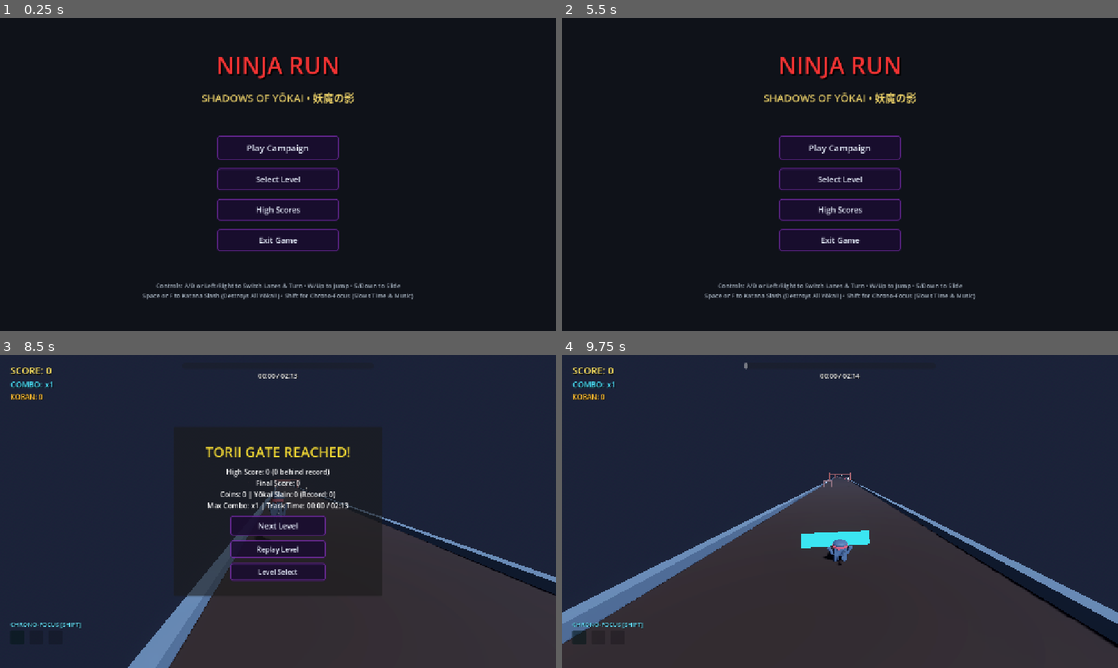
Above: before the commit, frames 1-4 (two rows, left to right).
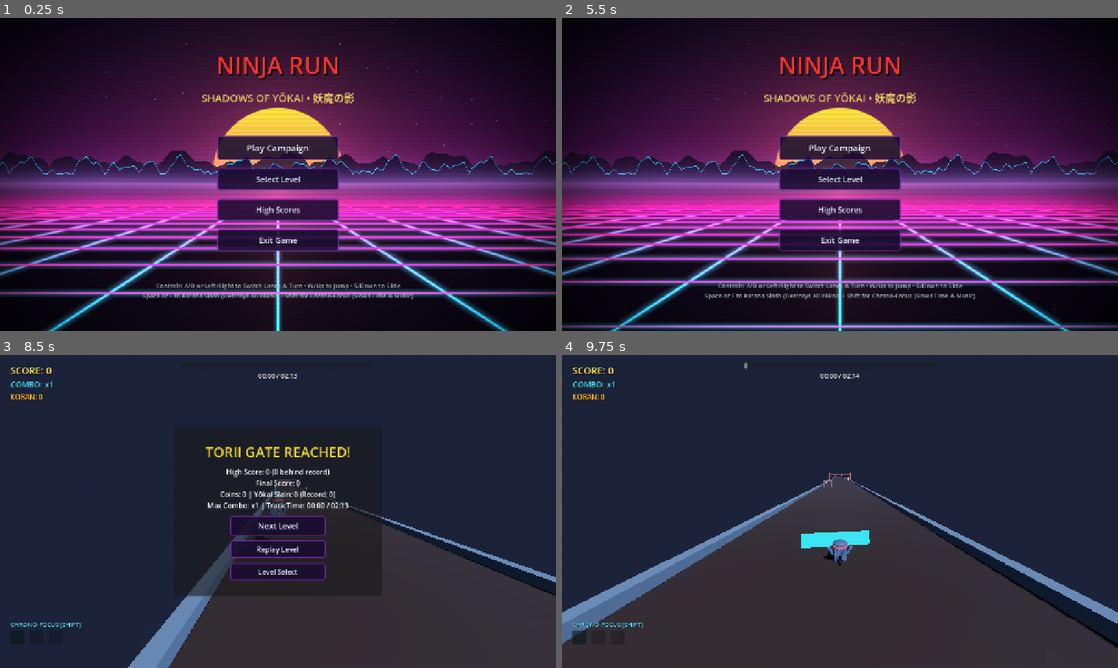
Above: after the commit, the same moments.

Repository: leouofa/ninja-run
Game: Godot game, scene res://scenes/MainMenu.tscn
Same seed, same stepped clock (60 frames per second), same inputs: the game is played once before the commit and once after it.
Inputs (mouse positions are in pixels of both pictures, inside the frame that each line leads up to):
- Up to frame 1 (0.25 s): no input
- Up to frame 2 (5.5 s): click "Play Campaign" at 0.5 s; tap Enter at 1.25 s; move the mouse to (962, 158) at 1.27 s; hold D (move_right) 1.28-2 s; tap Space (slash) at 1.35 s; click (962, 158) at 1.42 s; tap W (jump) at 1.52, 3.02, 5.27 s; click "Replay Level" at 2 s; move the mouse to (728, 190) at 2.77 s; hold Down 2.78-3.5 s; tap S (slide) at 2.85 s; click "Replay Level" at 3.5 s; move the mouse to (895, 105) at 4.27 s; hold D (move_right) 4.28-5.03 s; hold Shift (slow_time) 4.28-5.03 s; move the mouse to (812, 237) at 5.02 s; hold Up from 5.03 s (still down); tap Ctrl at 5.1 s; click (812, 237) at 5.17 s
- Up to frame 3 (8.5 s): release Up at 5.75 s; click "Play Campaign" at 5.75 s; move the mouse to (444, 558) at 6.52 s; hold A (move_left) 6.53-7.25 s; tap F at 6.6 s; tap W (jump) at 6.77, 8.27 s; tap Escape (pause) at 7.15 s; click "Replay Level" at 7.25 s; move the mouse to (111, 464) at 8.02 s; hold A (move_left) from 8.03 s (still down); tap P at 8.1 s
- Up to frame 4 (9.75 s): release A (move_left) at 8.75 s; click "Next Level" at 8.75 s; move the mouse to (867, 511) at 9.52 s; hold Down from 9.53 s (still down); tap Space (slash) at 9.6 s; click (867, 511) at 9.67 s

The runs differ from the first frame. In frame 1, 56% of the frame differs, in the area x 0-100%, y 0-100%; in frame 2, 57%; in frame 3, less than 0.1%; in frame 4, nothing differs.

Commit message:
added audio reactive synth shader

Diff:
--- a/scenes/MainMenu.tscn
+++ b/scenes/MainMenu.tscn
@@ -1,6 +1,10 @@
-[gd_scene load_steps=2 format=3 uid="uid://b23v8j1o5d3re"]
+[gd_scene load_steps=4 format=3 uid="uid://b23v8j1o5d3re"]
 
 [ext_resource type="Script" path="res://scripts/MainMenu.gd" id="1_menu"]
+[ext_resource type="Shader" path="res://shaders/synthwave_background.gdshader" id="2_shader"]
+
+[sub_resource type="ShaderMaterial" id="ShaderMaterial_synthwave"]
+shader = ExtResource("2_shader")
 
 [node name="MainMenu" type="Control"]
 layout_mode = 3
@@ -12,13 +16,16 @@
 script = ExtResource("1_menu")
 
 [node name="Background" type="ColorRect" parent="."]
+material = SubResource("ShaderMaterial_synthwave")
 layout_mode = 1
 anchors_preset = 15
 anchor_right = 1.0
 anchor_bottom = 1.0
 grow_horizontal = 2
 grow_vertical = 2
-color = Color(0.06, 0.07, 0.1, 1)
+
+[node name="BGMPlayer" type="AudioStreamPlayer" parent="."]
+bus = &"Music"
 
 [node name="AudioPreviewPlayer" type="AudioStreamPlayer" parent="."]
 bus = &"Music"
--- a/scripts/MainMenu.gd
+++ b/scripts/MainMenu.gd
@@ -1,14 +1,25 @@
 # scripts/MainMenu.gd
 extends Control
 
+@onready var background: ColorRect = $Background
 @onready var title_screen: VBoxContainer = $MarginContainer/TitleScreen
 @onready var level_select_screen: VBoxContainer = $MarginContainer/LevelSelectScreen
 @onready var high_scores_screen: VBoxContainer = $MarginContainer/HighScoresScreen
 @onready var level_list_container: VBoxContainer = $MarginContainer/LevelSelectScreen/ScrollContainer/LevelList
 @onready var high_score_list_container: VBoxContainer = $MarginContainer/HighScoresScreen/ScrollContainer/HighScoreList
+@onready var bgm_player: AudioStreamPlayer = $BGMPlayer
 @onready var audio_preview_player: AudioStreamPlayer = $AudioPreviewPlayer
 
 var current_preview_track: String = ""
+var bg_material: ShaderMaterial
+var spectrum_analyzer: AudioEffectSpectrumAnalyzerInstance
+
+var cur_bass: float = 0.0
+var cur_mid: float = 0.0
+var cur_high: float = 0.0
+
+var bgm_tracks: Array[String] = []
+var current_bgm_track: String = ""
 
 func _get_gm() -> Node:
 	if is_inside_tree() and get_tree() and get_tree().root:
@@ -22,7 +33,17 @@
 func _ready() -> void:
 	# Ensure normal engine time scale
 	Engine.time_scale = 1.0
+	randomize()
+	if background and background.material is ShaderMaterial:
+		bg_material = background.material as ShaderMaterial
+	_init_spectrum_analyzer()
+	if not bgm_player.finished.is_connected(_on_bgm_finished):
+		bgm_player.finished.connect(_on_bgm_finished)
+	if not audio_preview_player.finished.is_connected(_on_preview_finished):
+		audio_preview_player.finished.connect(_on_preview_finished)
 	_populate_levels()
+	_init_bgm_playlist()
+	_play_random_bgm()
 	_show_title()
 
 func _show_title() -> void:
@@ -31,6 +52,11 @@
 	high_scores_screen.visible = false
 	if audio_preview_player.playing:
 		audio_preview_player.stop()
+		current_preview_track = ""
+	if bgm_player.stream_paused:
+		bgm_player.stream_paused = false
+	elif not bgm_player.playing:
+		_play_random_bgm()
 
 func _show_level_select() -> void:
 	title_screen.visible = false
@@ -148,8 +174,7 @@
 		play_btn.mouse_default_cursor_shape = Control.CURSOR_POINTING_HAND
 		play_btn.text = "Play"
 		play_btn.pressed.connect(func():
-			if audio_preview_player.playing:
-				audio_preview_player.stop()
+			_stop_all_audio()
 			var m_gm = _get_gm()
 			if m_gm:
 				m_gm.start_level_by_name(item["filename"])
@@ -261,7 +286,12 @@
 	if current_preview_track == filename and audio_preview_player.playing:
 		audio_preview_player.stop()
 		current_preview_track = ""
+		_resume_bgm()
 		return
+
+	# Pause BGM while listening to preview
+	if bgm_player.playing:
+		bgm_player.stream_paused = true
 
 	var stream = load(path)
 	if stream:
@@ -270,9 +300,112 @@
 		audio_preview_player.bus = "Music"
 		audio_preview_player.play()
 
-func _on_campaign_pressed() -> void:
+func _on_preview_finished() -> void:
+	current_preview_track = ""
+	_resume_bgm()
+
+func _resume_bgm() -> void:
+	if bgm_player.stream:
+		bgm_player.stream_paused = false
+		if not bgm_player.playing:
+			bgm_player.play()
+	else:
+		_play_random_bgm()
+
+func _init_bgm_playlist() -> void:
+	bgm_tracks.clear()
+	var gm = _get_gm()
+	if gm and gm.level_list.size() > 0:
+		for lvl in gm.level_list:
+			bgm_tracks.append(lvl["path"])
+	else:
+		var dir = DirAccess.open("res://tracks")
+		if dir:
+			dir.list_dir_begin()
+			var f = dir.get_next()
+			while f != "":
+				if not dir.current_is_dir() and f.to_lower().ends_with(".mp3"):
+					bgm_tracks.append("res://tracks/" + f)
+				f = dir.get_next()
+			dir.list_dir_end()
+
+func _play_random_bgm() -> void:
+	if bgm_tracks.is_empty():
+		_init_bgm_playlist()
+	if bgm_tracks.is_empty():
+		return
+
+	var candidates = bgm_tracks.duplicate()
+	if candidates.size() > 1 and current_bgm_track != "":
+		candidates.erase(current_bgm_track)
+
+	var picked_path = candidates[randi() % candidates.size()]
+	current_bgm_track = picked_path
+
+	var stream = load(picked_path)
+	if stream:
+		bgm_player.stream = stream
+		bgm_player.bus = "Music"
+		bgm_player.play()
+
+func _on_bgm_finished() -> void:
+	_play_random_bgm()
+
+func _stop_all_audio() -> void:
+	if bgm_player.playing:
+		bgm_player.stop()
 	if audio_preview_player.playing:
 		audio_preview_player.stop()
+
+func _init_spectrum_analyzer() -> void:
+	var music_idx = AudioServer.get_bus_index("Music")
+	if music_idx == -1:
+		AudioServer.add_bus()
+		music_idx = AudioServer.bus_count - 1
+		AudioServer.set_bus_name(music_idx, "Music")
+
+	var eff_idx = -1
+	for i in range(AudioServer.get_bus_effect_count(music_idx)):
+		if AudioServer.get_bus_effect(music_idx, i) is AudioEffectSpectrumAnalyzer:
+			eff_idx = i
+			break
+	if eff_idx == -1:
+		var spec = AudioEffectSpectrumAnalyzer.new()
+		AudioServer.add_bus_effect(music_idx, spec)
+		eff_idx = AudioServer.get_bus_effect_count(music_idx) - 1
+
+	spectrum_analyzer = AudioServer.get_bus_effect_instance(music_idx, eff_idx)
+
+func _process(delta: float) -> void:
+	if not bg_material:
+		return
+
+	var target_bass: float = 0.0
+	var target_mid: float = 0.0
+	var target_high: float = 0.0
+
+	if spectrum_analyzer:
+		var mag_bass = spectrum_analyzer.get_magnitude_for_frequency_range(20.0, 150.0).length()
+		var mag_mid = spectrum_analyzer.get_magnitude_for_frequency_range(150.0, 2000.0).length()
+		var mag_high = spectrum_analyzer.get_magnitude_for_frequency_range(2000.0, 10000.0).length()
+
+		target_bass = clamp(mag_bass * 3.0, 0.0, 1.5)
+		target_mid = clamp(mag_mid * 3.8, 0.0, 1.5)
+		target_high = clamp(mag_high * 4.8, 0.0, 1.5)
+
+	var attack = min(1.0, 28.0 * delta)
+	var decay = min(1.0, 7.5 * delta)
+
+	cur_bass = lerp(cur_bass, target_bass, attack if target_bass > cur_bass else decay)
+	cur_mid = lerp(cur_mid, target_mid, attack if target_mid > cur_mid else decay)
+	cur_high = lerp(cur_high, target_high, attack if target_high > cur_high else decay)
+
+	bg_material.set_shader_parameter("bass_energy", cur_bass)
+	bg_material.set_shader_parameter("mid_energy", cur_mid)
+	bg_material.set_shader_parameter("high_energy", cur_high)
+
+func _on_campaign_pressed() -> void:
+	_stop_all_audio()
 	var gm = _get_gm()
 	if gm:
 		var unl_idx = gm.save_data.get("unlocked_campaign_index", 0)
@@ -285,8 +418,7 @@
 	_show_high_scores()
 
 func _on_exit_pressed() -> void:
-	if audio_preview_player.playing:
-		audio_preview_player.stop()
+	_stop_all_audio()
 	get_tree().quit()
 
 func _on_back_pressed() -> void:
--- /dev/null
+++ b/shaders/synthwave_background.gdshader
@@ -0,0 +1,190 @@
+shader_type canvas_item;
+render_mode blend_mix;
+
+// Colors
+uniform vec4 sky_top_color : source_color = vec4(0.04, 0.02, 0.10, 1.0);
+uniform vec4 sky_bottom_color : source_color = vec4(0.32, 0.06, 0.34, 1.0);
+uniform vec4 sun_top_color : source_color = vec4(1.0, 0.92, 0.25, 1.0);
+uniform vec4 sun_bottom_color : source_color = vec4(1.0, 0.08, 0.55, 1.0);
+uniform vec4 grid_line_color : source_color = vec4(0.0, 0.95, 1.0, 1.0);
+uniform vec4 grid_horizon_color : source_color = vec4(1.0, 0.12, 0.65, 1.0);
+uniform vec4 mountain_color : source_color = vec4(0.08, 0.04, 0.16, 1.0);
+uniform vec4 mountain_rim_color : source_color = vec4(0.0, 0.92, 1.0, 1.0);
+
+// Geometry & Animation
+uniform float horizon_y : hint_range(0.2, 0.8) = 0.53;
+uniform float sun_radius : hint_range(0.05, 0.4) = 0.21;
+uniform float grid_speed = 0.55;
+
+// Audio-reactive uniforms (driven dynamically by GDScript)
+uniform float bass_energy = 0.0;
+uniform float mid_energy = 0.0;
+uniform float high_energy = 0.0;
+uniform float time_val = 0.0;
+
+// Pseudo-random hash for stars
+float hash(vec2 p) {
+    p = fract(p * vec2(123.34, 456.21));
+    p += dot(p, p + 45.32);
+    return fract(p.x * p.y);
+}
+
+// Mountain ridge generator
+float get_mountain_height(float x, float seed) {
+    float h = sin(x * 9.0 + seed) * 0.035;
+    h += sin(x * 21.0 + seed * 2.3) * 0.018;
+    h += sin(x * 47.0 + seed * 4.7) * 0.009;
+    h += sin(x * 89.0 + seed * 8.1) * 0.004;
+    return abs(h);
+}
+
+void fragment() {
+    float aspect = (SCREEN_PIXEL_SIZE.x > 0.0 && SCREEN_PIXEL_SIZE.y > 0.0)
+        ? (SCREEN_PIXEL_SIZE.y / SCREEN_PIXEL_SIZE.x)
+        : (16.0 / 9.0);
+
+    float t = TIME + time_val;
+    vec3 col = vec3(0.0);
+
+    // Effective dynamic values
+    float cur_sun_radius = sun_radius * (1.0 + bass_energy * 0.12);
+    vec2 sun_center = vec2(0.5, horizon_y - 0.035);
+
+    if (UV.y < horizon_y) {
+        // === SKY & STARS ===
+        float sky_t = clamp(UV.y / horizon_y, 0.0, 1.0);
+        vec3 sky = mix(sky_top_color.rgb, sky_bottom_color.rgb, pow(sky_t, 1.4));
+        col = sky;
+
+        // Procedural Starfield
+        vec2 star_cell = floor(UV * vec2(aspect * 90.0, 90.0));
+        vec2 star_fract = fract(UV * vec2(aspect * 90.0, 90.0)) - 0.5;
+        float star_rnd = hash(star_cell);
+        if (star_rnd > 0.955 && UV.y < horizon_y - 0.06) {
+            float twinkle = sin(t * 3.5 + star_rnd * 6.2831) * 0.5 + 0.5;
+            float star_r = (0.04 + 0.05 * ((star_rnd - 0.955) / 0.045)) * (1.0 + high_energy * 0.9);
+            float d_star = length(star_fract);
+            float star_glow = smoothstep(star_r, 0.0, d_star) * (0.35 + 0.65 * twinkle);
+            vec3 star_color = mix(vec3(0.9, 0.95, 1.0), vec3(0.4, 0.95, 1.0), star_rnd * 2.0 - 1.0);
+            col += star_color * star_glow;
+        }
+
+        // === SUN ===
+        vec2 sun_offset = vec2((UV.x - sun_center.x) * aspect, UV.y - sun_center.y);
+        float sun_dist = length(sun_offset);
+
+        // Sun ambient halo / glow
+        float sun_halo = exp(-sun_dist * 4.2) * (0.65 + bass_energy * 0.7);
+        col += mix(sun_bottom_color.rgb, sun_top_color.rgb, 0.4) * sun_halo;
+
+        if (sun_dist < cur_sun_radius) {
+            // Sun body vertical gradient
+            float sun_v = clamp((UV.y - (sun_center.y - cur_sun_radius)) / (cur_sun_radius * 2.0), 0.0, 1.0);
+            vec3 sun_col = mix(sun_top_color.rgb, sun_bottom_color.rgb, pow(sun_v, 1.2));
+
+            // Retro horizontal stripe blinds in bottom section
+            bool in_cutout = false;
+            float stripe_start = sun_center.y - cur_sun_radius * 0.15;
+            if (UV.y > stripe_start) {
+                float norm_stripe_y = (UV.y - stripe_start) / (cur_sun_radius * 1.15);
+                // Stripes widen exponentially towards the bottom
+                float stripe_wave = sin(pow(norm_stripe_y, 1.8) * 44.0 - t * 0.4);
+                if (stripe_wave > 0.22) {
+                    in_cutout = true;
+                }
+            }
+
+            if (!in_cutout) {
+                // Crisp anti-aliased sun perimeter
+                float edge_aa = smoothstep(cur_sun_radius, cur_sun_radius - 0.005, sun_dist);
+                col = mix(col, sun_col, edge_aa);
+            }
+        }
+
+        // === DISTANT MOUNTAINS ===
+        // Back mountain range
+        float mtn1_h = get_mountain_height(UV.x * 2.2, 42.1) * (0.9 + mid_energy * 0.4);
+        float mtn1_y = horizon_y - 0.055 - mtn1_h;
+        if (UV.y > mtn1_y) {
+            vec3 mtn1_col = mix(mountain_color.rgb * 0.7, sky_bottom_color.rgb * 0.5, (UV.y - mtn1_y) * 4.0);
+            col = mix(col, mtn1_col, 0.85);
+        }
+
+        // Front mountain range with neon glowing rim
+        float mtn2_h = get_mountain_height(UV.x * 3.8 + 0.35, 87.5) * (1.0 + mid_energy * 0.6);
+        float mtn2_y = horizon_y - 0.032 - mtn2_h;
+        if (UV.y > mtn2_y) {
+            float rim_dist = abs(UV.y - mtn2_y);
+            float rim = smoothstep(0.005, 0.0, rim_dist) * (0.8 + mid_energy * 1.4);
+            vec3 mtn2_col = mountain_color.rgb;
+            col = mtn2_col + mountain_rim_color.rgb * rim;
+        }
+
+    } else {
+        // === PERSPECTIVE RETRO GRID FLOOR ===
+        float depth = UV.y - horizon_y;
+        float safe_depth = max(depth, 0.001);
+
+        // 3D perspective mapping
+        float p_y = 1.0 / safe_depth;
+        float p_x = (UV.x - 0.5) * aspect * p_y * 0.65;
+
+        // Animated motion moving towards camera
+        float scroll = t * grid_speed;
+        p_y += scroll;
+
+        // Audio-reactive terrain wave deformation
+        float wave = sin(p_y * 0.6 - scroll * 1.2) * cos(p_x * 0.4) * (bass_energy * 0.45);
+        p_x += wave;
+
+        // Floor base reflection
+        vec3 floor_base = mix(vec3(0.03, 0.02, 0.07), vec3(0.14, 0.03, 0.18), exp(-depth * 6.5));
+
+        // Vertical reflection beam of the retro sun
+        float sun_refl_x = abs(UV.x - sun_center.x);
+        float sun_refl = exp(-sun_refl_x * 7.5) * exp(-depth * 3.8) * (0.35 + bass_energy * 0.45);
+        floor_base += mix(sun_bottom_color.rgb, sun_top_color.rgb, 0.5) * sun_refl;
+        col = floor_base;
+
+        // Perspective grid lines
+        vec2 grid_uv = vec2(p_x, p_y);
+        vec2 grid_cell = fract(grid_uv);
+        vec2 dist_to_line = min(grid_cell, 1.0 - grid_cell);
+
+        // Anti-aliased line width using screen-space derivatives
+        vec2 fw = fwidth(grid_uv);
+        vec2 line_aa = smoothstep(fw * 1.5, vec2(0.0), dist_to_line);
+        float line_val = max(line_aa.x, line_aa.y);
+
+        // Outer soft glow for neon look
+        vec2 glow_aa = smoothstep(fw * 5.0, vec2(0.0), dist_to_line);
+        float glow_val = max(glow_aa.x, glow_aa.y) * 0.45;
+
+        // Grid line color blending: horizontal lines shift towards magenta/horizon, vertical lines cyan
+        vec3 line_col = mix(grid_line_color.rgb, grid_horizon_color.rgb, clamp(line_aa.y * 0.7 + exp(-depth * 4.0), 0.0, 1.0));
+        line_col *= (1.0 + bass_energy * 0.5 + high_energy * 0.3);
+
+        // Distance fade into horizon fog
+        float dist_fade = smoothstep(0.005, 0.12, depth);
+        col += (line_col * line_val + line_col * glow_val) * dist_fade;
+    }
+
+    // === HORIZON NEON HAZE / FOG ===
+    float horizon_dist = abs(UV.y - horizon_y);
+    float horizon_haze = exp(-horizon_dist * 28.0) * (0.75 + bass_energy * 0.5);
+    vec3 haze_color = mix(grid_horizon_color.rgb, grid_line_color.rgb, 0.35);
+    col += haze_color * horizon_haze;
+
+    // === RETRO CRT SCANLINES & VIGNETTE ===
+    // Scanlines
+    float scanline_count = (SCREEN_PIXEL_SIZE.y > 0.0) ? (0.5 / SCREEN_PIXEL_SIZE.y) : 360.0;
+    float scanline = 0.965 + 0.035 * sin(UV.y * scanline_count * 3.14159);
+    col *= scanline;
+
+    // Vignette
+    vec2 vig_uv = (UV - 0.5) * vec2(aspect, 1.0);
+    float vig = smoothstep(1.35, 0.5, length(vig_uv));
+    col *= vig;
+
+    COLOR = vec4(col, 1.0);
+}
Not shown, added: shaders/synthwave_background.gdshader.uid
